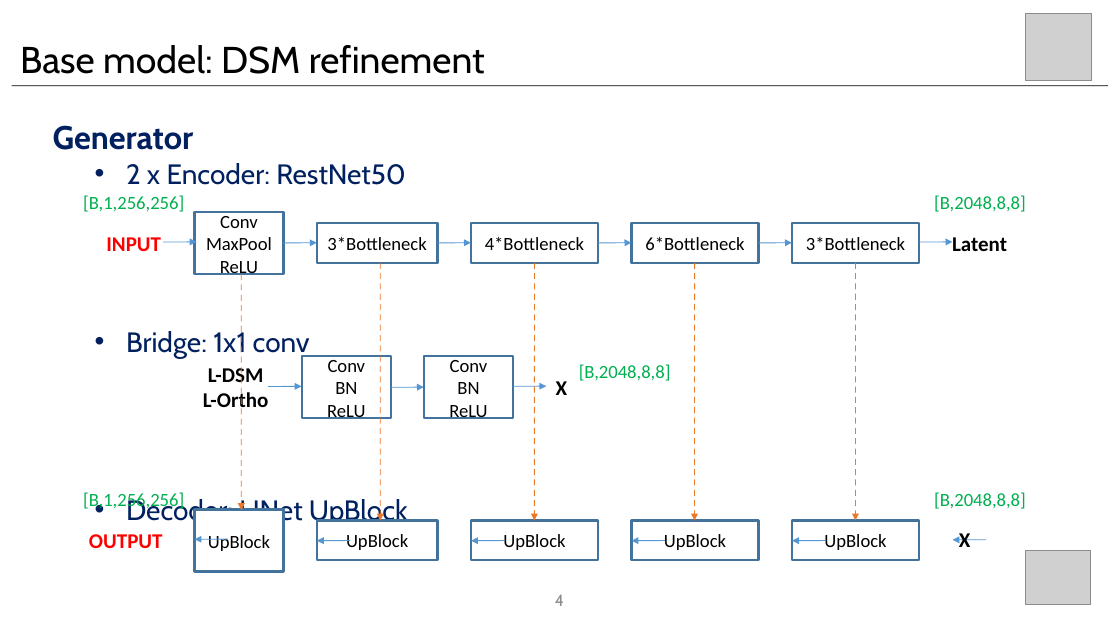
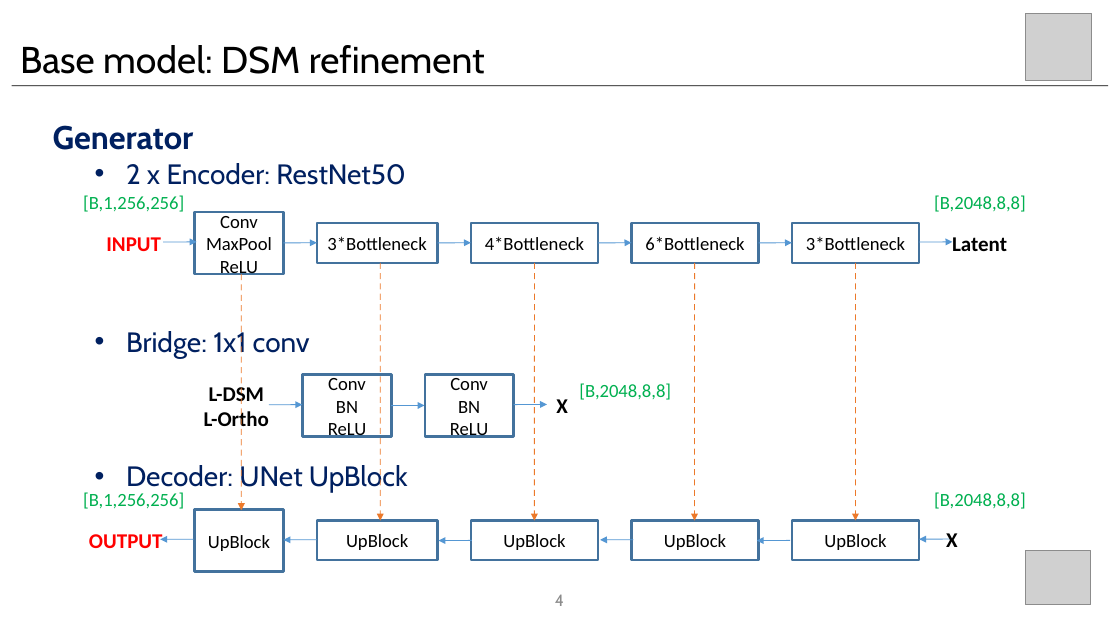
Before and after one commit to wangyi111/Building-Vectorization-3D, a slide deck: slide 4 of assets/reports/20201029_BuildNetwork.pptx. Drawn at 1120x630 pixels with LibreOffice and Linux fonts; fonts in the diff are those of the drawing; grey boxes stand for pictures. Boxes give left, top, right and bottom in pixels: in the first picture for what was removed or moved away, otherwise in the second. Text is boxed around its words. In the diff, an @@ line names an element or a change of style, - is before the commit and + after.

```diff
--- a/assets/reports/20201029_BuildNetwork.pptx
+++ b/assets/reports/20201029_BuildNetwork.pptx
@@ text "Generator" rewrapped from [53, 125, 408, 526] to [53, 125, 408, 493] @@
@@ 3 texts, 3 freeform shapes, 2 rectangles: place and size @@
-3 texts, 3 freeform shapes, 2 rectangles at [203, 356, 671, 418]
+3 texts, 3 freeform shapes, 2 rectangles at [204, 375, 671, 437]
@@ freeform shape: place and size @@
-freeform shape at [632, 540, 665, 540]
+freeform shape at [600, 539, 634, 539]
@@ text "X": place and size @@
-text "X" at [959, 533, 971, 547]
+text "X" at [946, 533, 958, 547]
@@ freeform shape: place and size @@
-freeform shape at [471, 540, 505, 540]
+freeform shape at [439, 540, 472, 540]
@@ 4 freeform shapes: place and size @@
-4 freeform shapes at [195, 539, 986, 540]
+4 freeform shapes at [160, 539, 953, 540]
```
Also in this commit, not shown: 2 other slides changed.
